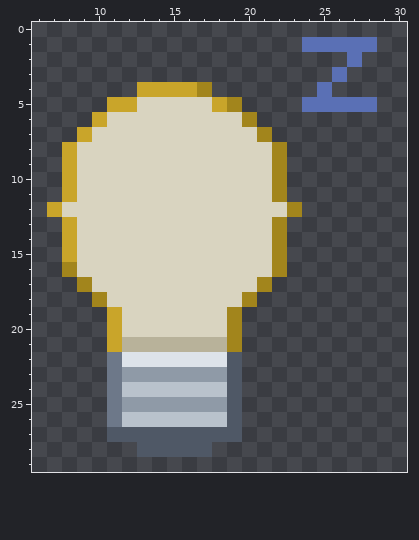
One commit to this pixel-art file: src/media/photos/sprites/achievements/light_off.aseprite. This is how it looked before the edit.
32x32 pixels, 1 frame. Shown: x 6..30, y 0..29.
The result:
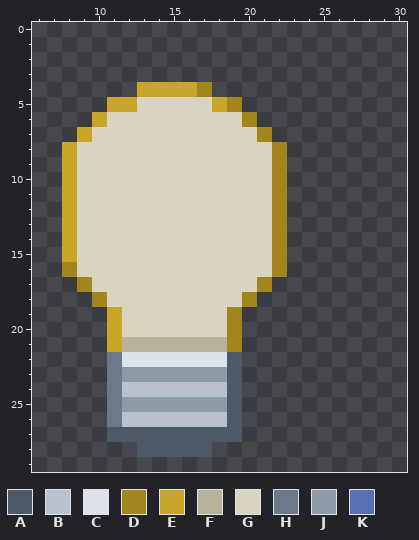
Palette (. is transparent): A #4f5866  B #b9c2cc  C #dde3ea  D #a2851c  E #c9a52a  F #b8b29a  G #d9d4c0  H #6d7889  J #8f9aa7  K #5a70b5
Change:
The author changed colour G to colour D in row 12 at x 22.
The author changed colour G to colour E in row 12 at x 8.
The author cleared colour D in row 12 at x 23.
The author cleared colour E in row 12 at x 7.
The author cleared colour K in row 1 at x 24 to 28; in row 2 at x 27; in row 3 at x 26; in row 4 at x 25; in row 5 at x 24 to 28.
Pixel boxes of the changes (left, top, right, bottom) in both pictures:
erased: (302, 37, 377, 112)
changed: (47, 202, 77, 217)
changed: (272, 202, 302, 217)
